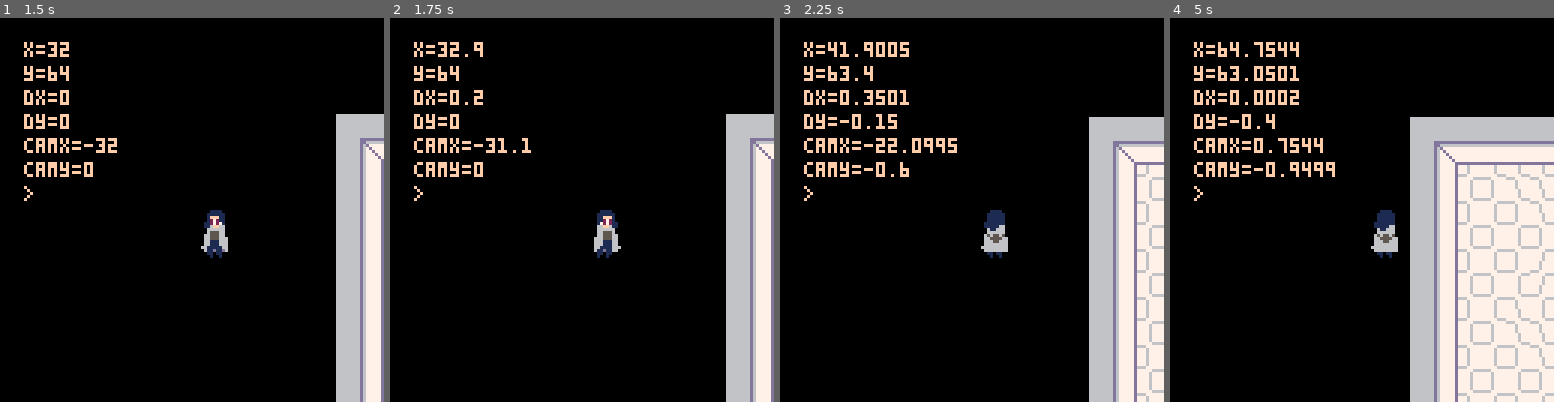
Above: before the commit, frames 1-4 (left to right).
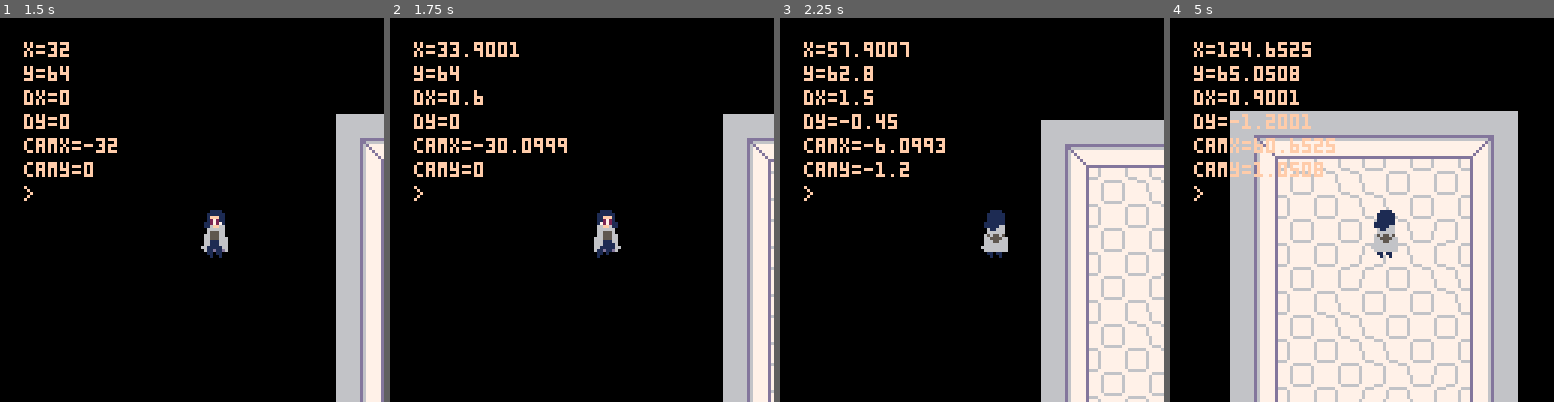
Above: after the commit, the same moments.

Repository: holson1/ffs-game-jam-2021
Game: PICO-8 cartridge build/game_jam.p8
Two runs of this game, one before a commit and one after it. Both use one fixed random seed, a clock stepped at 60 frames per second and the inputs below.
Inputs:
- Up to frame 1 (1.5 s): tap X (X key) at 0.33, 1.07 s; tap O (Z key) at 0.7 s
- Up to frame 2 (1.75 s): hold Right from 1.6 s (still down); tap O (Z key) at 1.7 s
- Up to frame 3 (2.25 s): tap X (X key) at 1.85 s; release Right at 2.1 s; tap O (Z key) at 2.1 s; hold Up from 2.15 s (still down)
- Up to frame 4 (5 s): release Up at 2.42 s; hold Right 2.47-3.03 s; tap O (Z key) every 0.4 s from 2.5 to 4.9 s; tap X (X key) at 2.97, 4.08 s; hold Left 3.08-3.58 s; hold Down 3.63-3.97 s; hold Right 4.02-4.68 s; hold Up from 4.73 s (still down)

Frame 1 is identical in both runs. In frame 2, 3.8% of the frame differs, in the area x 15-100%, y 6-100%; in frame 3, 17%; in frame 4, 54%, in the area x 12-100%, y 6-100%.

Commit message:
minor animation changes

Diff:
--- a/build/game_jam.p8
+++ b/build/game_jam.p8
@@ -275,8 +275,8 @@
 
 function handle_input(_char)
 
-    local default_max_speed = 2.5
-    local acceleration = 0.15
+    local default_max_speed = 2
+    local acceleration = 0.25
     local diagonal_speed_mod = .707
 
     -- todo: proper diagonal handling / staircase effect
@@ -286,32 +286,38 @@
         _char.max_speed = default_max_speed
     end
 
-    -- l/r
-    if btn(0) and not(btn(1)) then
-        _char.dx = max(_char.dx - acceleration, -_char.max_speed)
-        _char.flip = false
-
+    if (btn(0) or btn(1)) then
         a = {007, 009}
         -- todo: actual animation
         -- _char.spr=a[max(1,_char.spri % 3)]
         if t%4 == 0 then
             if _char.spr == 007 then
                 _char.spr = 009
+            elseif _char.spr == 009 then
+                _char.spr = 011
+            elseif _char.spr == 011 then
+                _char.spr = 013
             else
                 _char.spr = 007
             end
         end
-
+    end
+
+
+    -- l/r
+    if btn(0) and not(btn(1)) then
+        _char.dx = max(_char.dx - acceleration, -_char.max_speed)
+        _char.flip = false
     elseif btn(1) and not(btn(0)) then
         _char.dx = min(_char.dx + acceleration, _char.max_speed)
         _char.flip = true
-        _char.spr = 003
+        -- _char.spr = 003
     end
 
     -- u/d
     if btn(2) and not(btn(3)) then
         _char.dy = max(_char.dy - acceleration, -_char.max_speed)
-        _char.spr = 013
+        _char.spr = 035
     elseif btn(3) and not(btn(2)) then
         _char.dy = min(_char.dy + acceleration, _char.max_speed)
         _char.spr = 005
@@ -419,7 +425,7 @@
 
 
 __gff__
-0000000000000000000000000000000000000000000000000000000000000000000000000101010000000000000000000000000000000000000000000000000000000000000000000000000000000000000000000000000000000000000000000000000000000000000000000000000000000000000000000000000000000000
+0000000000000000000000000000000000000000000000000000000000000000000000000001010000000000000000000000000000000000000000000000000000000000000000000000000000000000000000000000000000000000000000000000000000000000000000000000000000000000000000000000000000000000
 0000000000000000000000000000000000000000000000000000000000000000000000000000000000000000000000000000000000000000000000000000000000000000000000000000000000000000000000000000000000000000000000000000000000000000000000000000000000000000000000000000000000000000
 __map__
 0000000000000000000000000000000000000000000000000000000000000000000000000000000000000000000000000000000000000000000000000000000000000000000000000000000000000000000000000000000000000000000000000000000000000000000000000000000000000000000000000000000000000000
--- a/src/char.lua
+++ b/src/char.lua
@@ -51,8 +51,8 @@
 
 function handle_input(_char)
 
-    local default_max_speed = 2.5
-    local acceleration = 0.15
+    local default_max_speed = 2
+    local acceleration = 0.25
     local diagonal_speed_mod = .707
 
     -- todo: proper diagonal handling / staircase effect
@@ -62,32 +62,38 @@
         _char.max_speed = default_max_speed
     end
 
-    -- l/r
-    if btn(0) and not(btn(1)) then
-        _char.dx = max(_char.dx - acceleration, -_char.max_speed)
-        _char.flip = false
-
+    if (btn(0) or btn(1)) then
         a = {007, 009}
         -- todo: actual animation
         -- _char.spr=a[max(1,_char.spri % 3)]
         if t%4 == 0 then
             if _char.spr == 007 then
                 _char.spr = 009
+            elseif _char.spr == 009 then
+                _char.spr = 011
+            elseif _char.spr == 011 then
+                _char.spr = 013
             else
                 _char.spr = 007
             end
         end
+    end
 
+
+    -- l/r
+    if btn(0) and not(btn(1)) then
+        _char.dx = max(_char.dx - acceleration, -_char.max_speed)
+        _char.flip = false
     elseif btn(1) and not(btn(0)) then
         _char.dx = min(_char.dx + acceleration, _char.max_speed)
         _char.flip = true
-        _char.spr = 003
+        -- _char.spr = 003
     end
 
     -- u/d
     if btn(2) and not(btn(3)) then
         _char.dy = max(_char.dy - acceleration, -_char.max_speed)
-        _char.spr = 013
+        _char.spr = 035
     elseif btn(3) and not(btn(2)) then
         _char.dy = min(_char.dy + acceleration, _char.max_speed)
         _char.spr = 005
Not shown, changed: 30 lines of the sprite sheet (__gfx__) section of build/game_jam.p8
